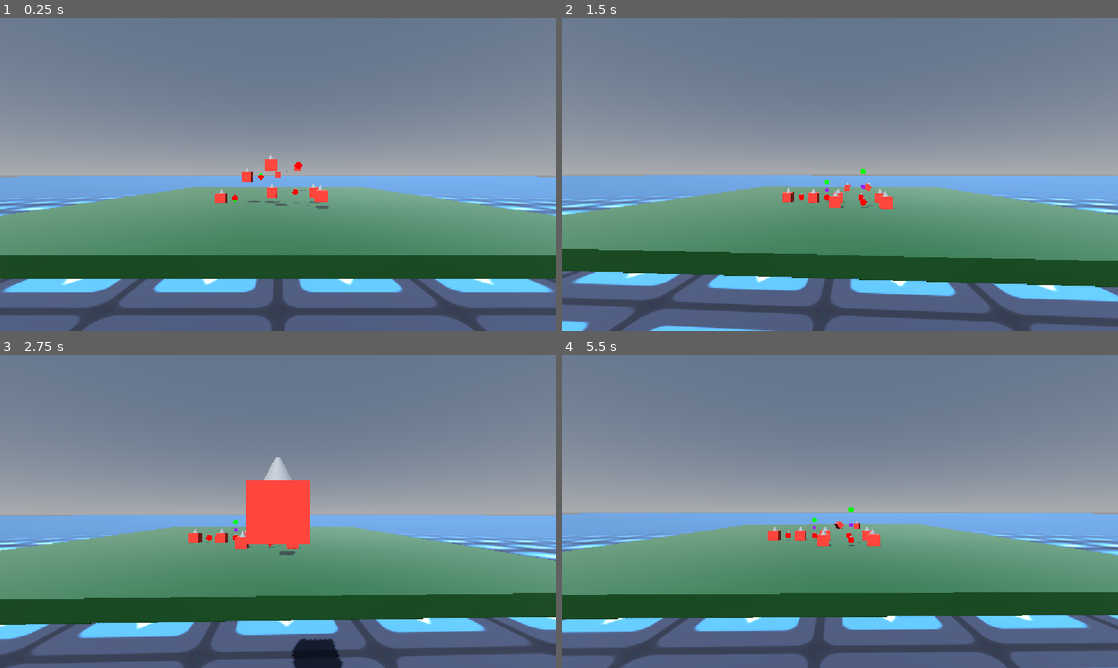
Above: before the commit, frames 1-4 (two rows, left to right).
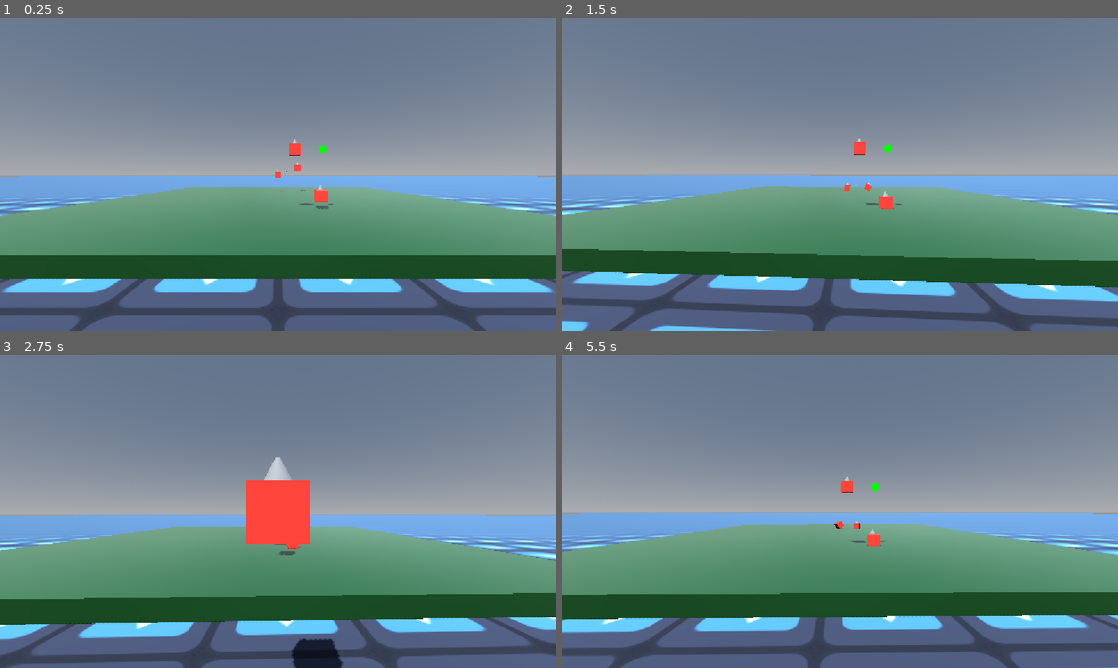
Above: after the commit, the same moments.

Repository: Deojee/new-betterer-hinges
Game: Godot game, scene res://scenes/world.tscn
The game is run twice, just before and just after one commit, with the same random seed, the same clock (stepped at 60 frames per second) and the same inputs. The engine's default icon, where the game draws it, is replaced by a stand-in: a white triangle on a blue panel in a dark square.
Inputs (mouse positions are in pixels of both pictures, inside the frame that each line leads up to):
- Up to frame 1 (0.25 s): no input
- Up to frame 2 (1.5 s): move the mouse to (867, 174) at 0.52 s; hold Up (ui_up) from 0.53 s (still down); tap A (a) at 0.6 s; tap D (d) at 0.8, 1.35 s; move the mouse to (812, 174) at 1.27 s
- Up to frame 3 (2.75 s): keep holding Up (ui_up); tap E (e) at 1.55 s; move the mouse to (289, 505) at 2.02 s; hold E (e) from 2.03 s (still down); tap Q (q) at 2.3 s
- Up to frame 4 (5.5 s): keep holding Up (ui_up); move the mouse to (834, 517) at 2.77 s; release E (e) at 2.78 s; tap Q (q) at 2.85 s; tap S (s) at 3.05, 3.6 s; move the mouse to (878, 514) at 3.52 s; hold T (t) 3.53-4.28 s; move the mouse to (795, 508) at 4.27 s; tap T (t) at 4.35 s; tap W (w) at 4.55, 5.1 s; move the mouse to (845, 511) at 5.02 s; tap A (a) at 5.3 s

The runs differ from the first frame. In frame 1, 0.6% of the frame differs, in the area x 38-60%, y 38-60%; in frame 2, 0.6%; in frame 3, 0.3%; in frame 4, 0.6%.

Commit message:
make pinjoint to locations

Diff:
--- a/scenes/world.tscn
+++ b/scenes/world.tscn
@@ -493,45 +493,21 @@
 size = Vector3(40, 1.2, 40)
 material = SubResource("StandardMaterial3D_7wv7s")
 
-[node name="box4" parent="otherBoxes" unique_id=1693290033 instance=ExtResource("2_aqk2v")]
-transform = Transform3D(1, 0, 0, 0, 1, 0, 0, 0, 1, 5.9735036, 2.022089, 30.752987)
-
-[node name="newPinJoint" parent="otherBoxes/box4" unique_id=313169436 node_paths=PackedStringArray("nodeA", "nodeB") instance=ExtResource("7_i7141")]
-transform = Transform3D(1, 0, 0, 0, 1, 0, 0, 0, 1, -1.446312, 0, 0)
-nodeA = NodePath("..")
-nodeB = NodePath("../../box3")
-
-[node name="box3" parent="otherBoxes" unique_id=268916370 instance=ExtResource("2_aqk2v")]
-transform = Transform3D(1, 0, 0, 0, 1, 0, 0, 0, 1, 3.2421622, 4.3782024, 30.752987)
-
-[node name="newPinJoint" parent="otherBoxes/box3" unique_id=519761422 node_paths=PackedStringArray("nodeA", "nodeB") instance=ExtResource("7_i7141")]
-transform = Transform3D(1, 0, 0, 0, 1, 0, 0, 0, 1, -1.446312, 0, 0)
-nodeA = NodePath("..")
-nodeB = NodePath("../../box2")
-
-[node name="box2" parent="otherBoxes" unique_id=483130042 instance=ExtResource("2_aqk2v")]
-transform = Transform3D(1, 0, 0, 0, 1, 0, 0, 0, 1, 0.62390995, 2.7443676, 30.752987)
-
-[node name="newPinJoint" parent="otherBoxes/box2" unique_id=24786623 node_paths=PackedStringArray("nodeA", "nodeB") instance=ExtResource("7_i7141")]
-transform = Transform3D(1, 0, 0, 0, 1, 0, 0, 0, 1, -2.4513226, 0, 0)
-nodeA = NodePath("..")
-nodeB = NodePath("../../box")
-
-[node name="box" parent="otherBoxes" unique_id=1023913780 instance=ExtResource("2_aqk2v")]
-transform = Transform3D(1, 0, 0, 0, 1, 0, 0, 0, 1, -3.7912197, 2.7443676, 30.752987)
-
 [node name="double pin" type="Node3D" parent="otherBoxes" unique_id=1800463343]
 
 [node name="box5" parent="otherBoxes/double pin" unique_id=232950494 instance=ExtResource("2_aqk2v")]
 transform = Transform3D(1, 0, 0, 0, 1, 0, 0, 0, 1, 0.62390995, 5.4366684, 27.37781)
 
-[node name="newPinJoint" parent="otherBoxes/double pin/box5" unique_id=668528597 node_paths=PackedStringArray("nodeA", "nodeB") instance=ExtResource("7_i7141")]
+[node name="newPinJoint" parent="otherBoxes/double pin/box5" unique_id=668528597 node_paths=PackedStringArray("node", "pinPoint") instance=ExtResource("7_i7141")]
 transform = Transform3D(1, 0, 0, 0, 1, 0, 0, 0, 1, -2.4513226, 0, 0)
-nodeA = NodePath("..")
-nodeB = NodePath("../../box6")
+node = NodePath("..")
+pinPoint = NodePath("../../Marker3D")
 
 [node name="box6" parent="otherBoxes/double pin" unique_id=1030056606 instance=ExtResource("2_aqk2v")]
 transform = Transform3D(1, 0, 0, 0, 1, 0, 0, 0, 1, -3.7912197, 2.7443676, 27.37781)
+
+[node name="Marker3D" type="Marker3D" parent="otherBoxes/double pin" unique_id=182529559]
+transform = Transform3D(1, 0, 0, 0, 1, 0, 0, 0, 1, -3.9323502, 6.5563507, 27.196259)
 
 [node name="real pin boxes" type="Node3D" parent="otherBoxes" unique_id=700570119]
 
--- a/scripts/PinJointPlus.gd
+++ b/scripts/PinJointPlus.gd
@@ -2,13 +2,12 @@
 
 class_name PinJointPlus
 
-@export var nodeA : RigidBody3D
-@export var nodeB : RigidBody3D
+@export var node : RigidBody3D
+@export var pinPoint : Node3D
 
 var lastFrameTransform : Transform3D
 
-var offsetA : Transform3D
-var offsetB : Transform3D
+var offset : Transform3D
 
 #same as before but offset by 1 along the rotation axis
 #var axisOffsetA : Transform3D
@@ -45,54 +44,14 @@
 	lastFrameTransform = global_transform
 
 	#Node A in the hinge's local space
-	offsetA = global_transform.affine_inverse() * nodeA.global_transform
-	offsetB = global_transform.affine_inverse() * nodeB.global_transform
-
-
-	#axisOffsetA = global_transform.affine_inverse() * Transform3D(nodeA.global_transform.basis,nodeA.global_transform.origin + rotAxis)
-	#axisOffsetB = global_transform.affine_inverse() * Transform3D(nodeB.global_transform.basis,nodeB.global_transform.origin + rotAxis)
-
-	#var offsetTransA = Transform3D(global_transform.basis,global_transform.origin + rotAxis)
-
-	#axisOffsetA = offsetTrans.affine_inverse() * nodeA.global_transform
-	#axisOffsetB = offsetTrans.affine_inverse() * nodeB.global_transform
-
-	nodeA.add_collision_exception_with(nodeB)
-	nodeB.add_collision_exception_with(nodeA)
+	offset = global_transform.affine_inverse() * node.global_transform
 
 	name = str(numHinges) + "th hinge "
 	numHinges += 1
 
 
 
-	if !bodiesDict.has(nodeA):
-		bodiesDict[nodeA] = [self]
-	else:
-		if !bodiesDict[nodeA].has(self):
-			bodiesDict[nodeA].append(self)
 
-	if !bodiesDict.has(nodeB):
-		bodiesDict[nodeB] = [self]
-	else:
-		if !bodiesDict[nodeB].has(self):
-			bodiesDict[nodeB].append(self)
-
-
-
-#returns the next hinge in the chain or null
-#only checks for other hinges on nodeB
-func getNextInChain():
-	for body in bodiesDict[nodeB]:
-		if body != self:
-			return body
-	return null
-
-func getAllNextInChain() -> Array:
-	var arr = []
-	for body in bodiesDict[nodeB]:
-		if body != self:
-			arr.append( body)
-	return arr
 
 var TPS:
 	get:
@@ -102,16 +61,14 @@
 
 func _physics_process(delta: float) -> void:
 
-	var objectAPoint = nodeA.global_transform * offsetA.affine_inverse()
-	var objectBPoint = nodeB.global_transform * offsetB.affine_inverse()
-	var middle = objectAPoint.interpolate_with(objectBPoint,0.5)
+	var objectAPoint = node.global_transform * offset.affine_inverse()
 
 	#Mathy.draw_line_between(get_tree(),objectAPoint.origin,nodeA.global_position,0.3,Color.RED)
 	#Mathy.draw_line_between(get_tree(),objectBPoint.origin,nodeB.global_position,0.3,Color.BLUE)
 
 	MP.mark(objectAPoint.origin,0.6,Color.RED)
-	MP.mark(objectBPoint.origin,0.5,Color.GREEN)
-	MP.mark(middle.origin,0.4,Color.PURPLE)
+
+	MP.mark(pinPoint.global_transform.origin,0.7,Color.GREEN)
 
 
 	for i in 1:
@@ -130,42 +87,17 @@
 
 	lastFrameTransform = global_transform
 
-func getAPortion(del):
-	#if nodeA.freeze:
-	#	return 0.0
-	return (nodeB.mass / (nodeA.mass + nodeB.mass)) * del
-func getBPortion(del):
-	#if nodeB.freeze:
-	#	return 0.0
-	return (nodeA.mass / (nodeA.mass + nodeB.mass)) * del
-
-var aVel : Vector3
-var bVel : Vector3
-var aAng : Vector3
-var bAng : Vector3
 
 func showMiddle(del):
 
-	var objectAPoint = nodeA.global_transform * offsetA.affine_inverse()
-	var objectBPoint = nodeB.global_transform * offsetB.affine_inverse()
-
-	#Mathy.draw_line_between(get_tree(),objectAPoint.origin,nodeA.global_position,0.3,Color.RED)
-	#Mathy.draw_line_between(get_tree(),objectBPoint.origin,nodeB.global_position,0.3,Color.BLUE)
+	var objectPoint = node.global_transform * offset.affine_inverse()
 
 
-	var middle = objectAPoint.interpolate_with(objectBPoint,0.5)
+	var target = pinPoint.global_position
 
-	var aTarget = -(objectAPoint.origin - middle.origin) * TPS
-	var bTarget = -(objectBPoint.origin - middle.origin) * TPS
+	var targetVel = -(objectPoint.origin - target) * TPS
 
-	nodeA.linear_velocity -= aVel * del
-	nodeB.linear_velocity -= bVel * del
-
-	aVel = aTarget * 0.5 + bTarget * 0.5
-	bVel = bTarget * 0.5 + aTarget * 0.5
-
-	nodeA.linear_velocity += aVel * del
-	nodeB.linear_velocity += bVel * del
+	node.linear_velocity = targetVel
 
 
 
